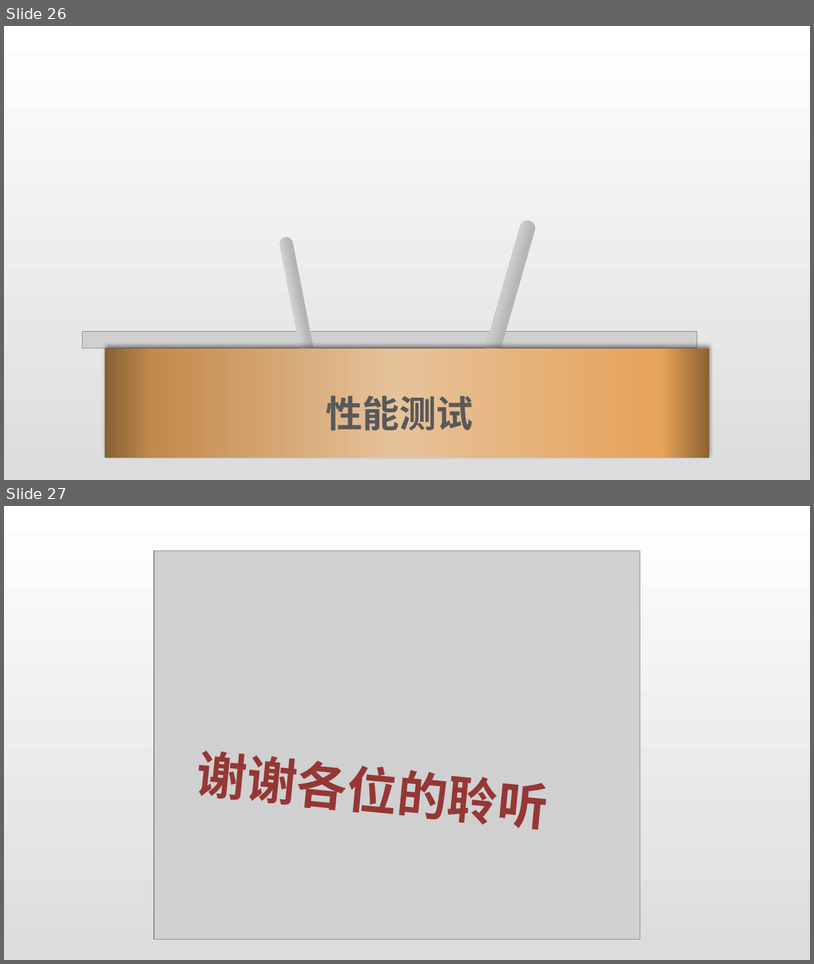
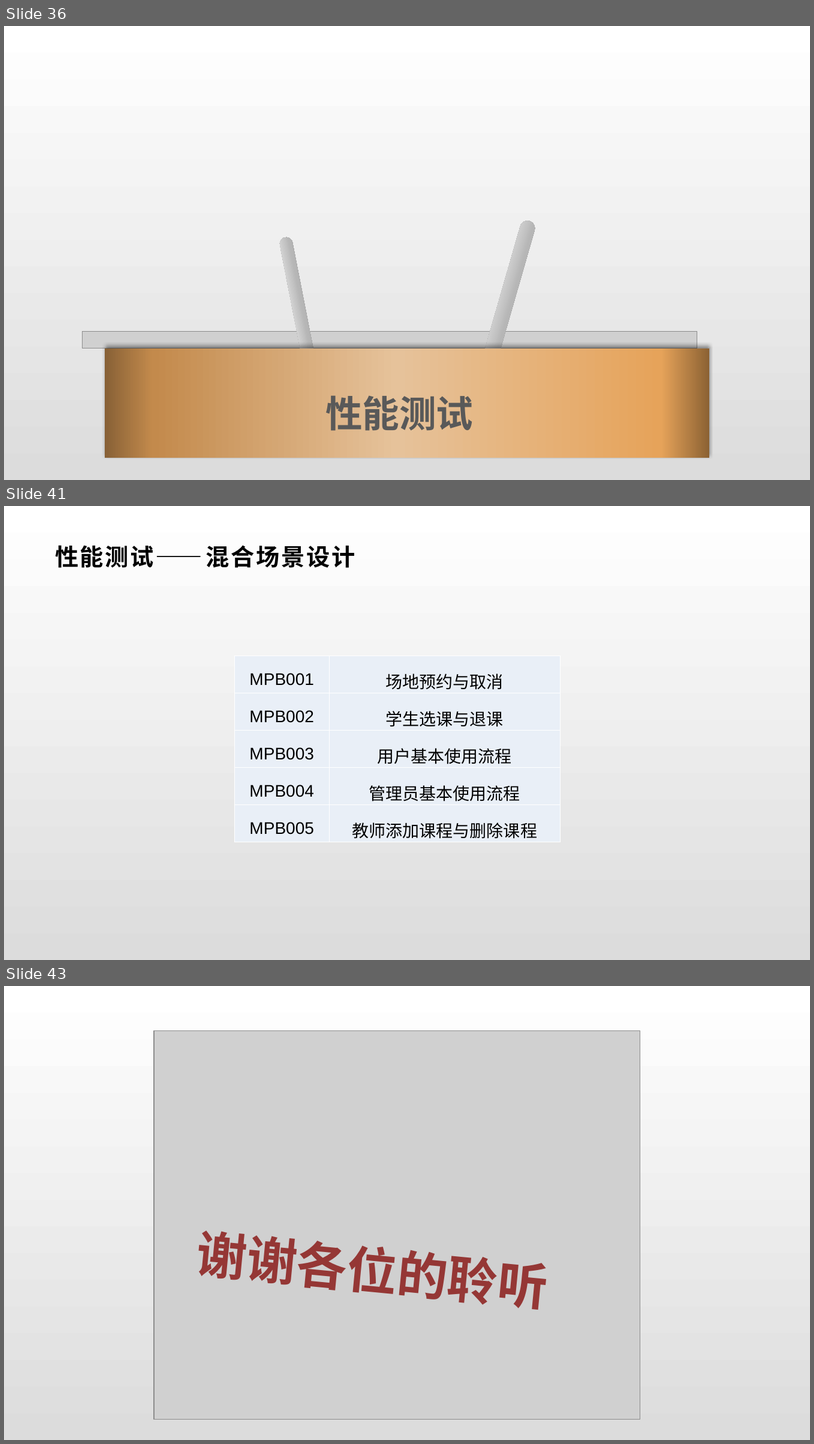
Before and after one commit to wangzh1998/MeetHere, a slide deck: Pre/Group-4-MeetHerePre.pptx. Shown one above the other, each under a label of ours: slides 26 and 27 before the commit, slides 36, 41 and 43 after it; the slides between them are not shown. The pictures are 814x964 and 814x1444 pixels, drawn with LibreOffice and Linux fonts; fonts in the diff are those of the drawing; grey boxes stand for pictures. Boxes give left, top, right and bottom in pixels: in the first picture for what was removed or moved away, otherwise in the second. Text is boxed around its words. In the diff, an @@ line names an element or a change of style, - is before the commit and + after.

```diff
--- a/Pre/Group-4-MeetHerePre.pptx
+++ b/Pre/Group-4-MeetHerePre.pptx
@@ slide 41 added at (4, 506, 810, 960), background gradient #FFFFFF to #DCDCDC @@
@@ title added at (55, 545, 356, 568), 28 pt, text #000000, bold @@
+性能测试——混合场景设计
@@ table added at (234, 655, 561, 841), 5 rows, 2 columns @@
+MPB001 | 场地预约与取消
+MPB002 | 学生选课与退课
+MPB003 | 用户基本使用流程
+MPB004 | 管理员基本使用流程
+MPB005 | 教师添加课程与删除课程
@@ what was slide 26 is now slide 36 @@
@@ what was slide 27 is now slide 43 @@
```
Also in this commit, not shown: 1 slide changed, 15 other slides added.
